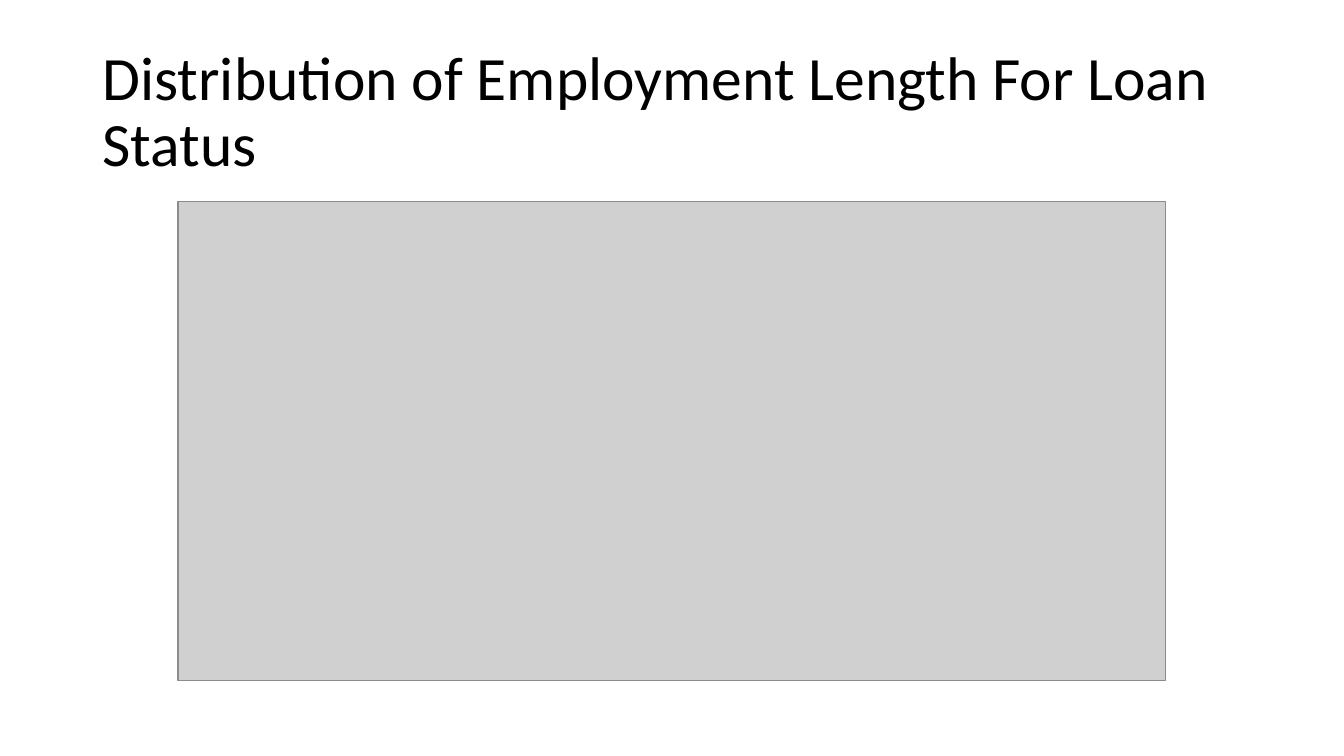
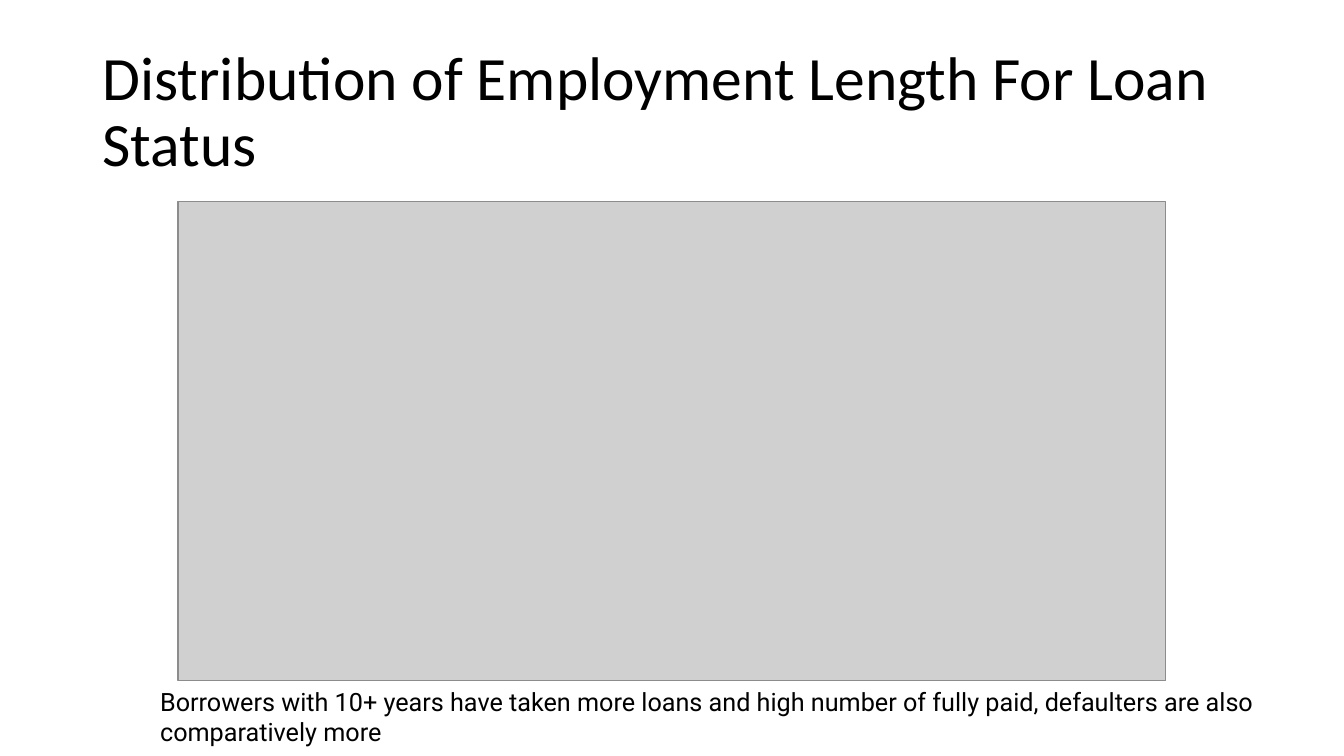
Before and after one commit to vjereme/Lending_Club_CaseStudy, a slide deck: slide 19 of Lending_Club_CaseStudy_Syed_Jereme.pptx. Drawn at 1344x756 pixels with LibreOffice and Linux fonts; fonts in the diff are those of the drawing; grey boxes stand for pictures. Boxes give left, top, right and bottom in pixels: in the first picture for what was removed or moved away, otherwise in the second. Text is boxed around its words. In the diff, an @@ line names an element or a change of style, - is before the commit and + after.

```diff
--- a/Lending_Club_CaseStudy_Syed_Jereme.pptx
+++ b/Lending_Club_CaseStudy_Syed_Jereme.pptx
@@ text added at (160, 692, 1253, 747), 18 pt, text #000000 @@
+Borrowers with 10+ years have taken more loans and high number of fully paid, defaulters are also comparatively more
```
Also in this commit, not shown: 9 other slides changed, 1 slide removed, 1 other file.
